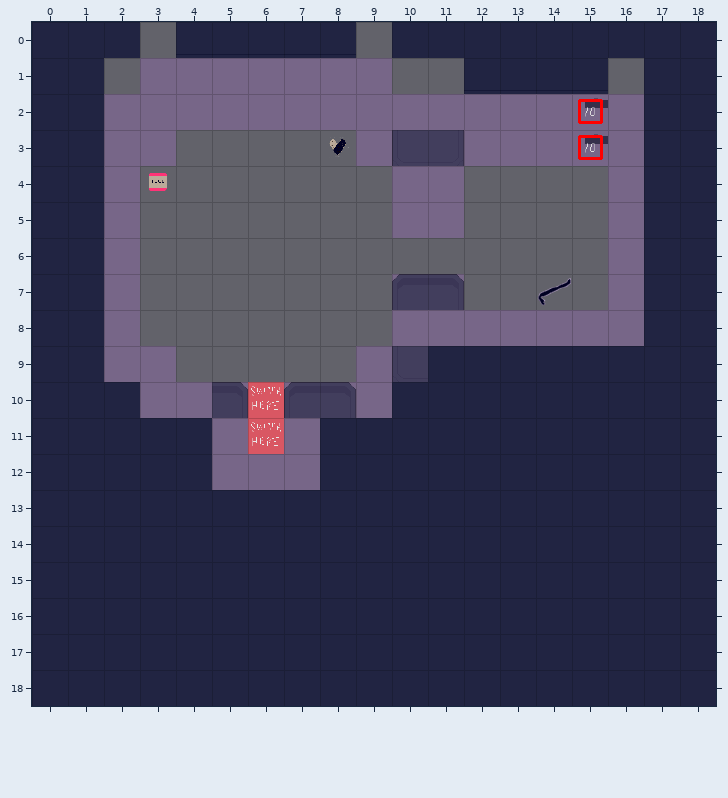
Two states of a Tiled map, tiledMaps/DavesHouse.tmx. The picture above was drawn from the file before the commit.
Cells are 40x40 px. Shown: x 0..18, y 0..18.
The result:
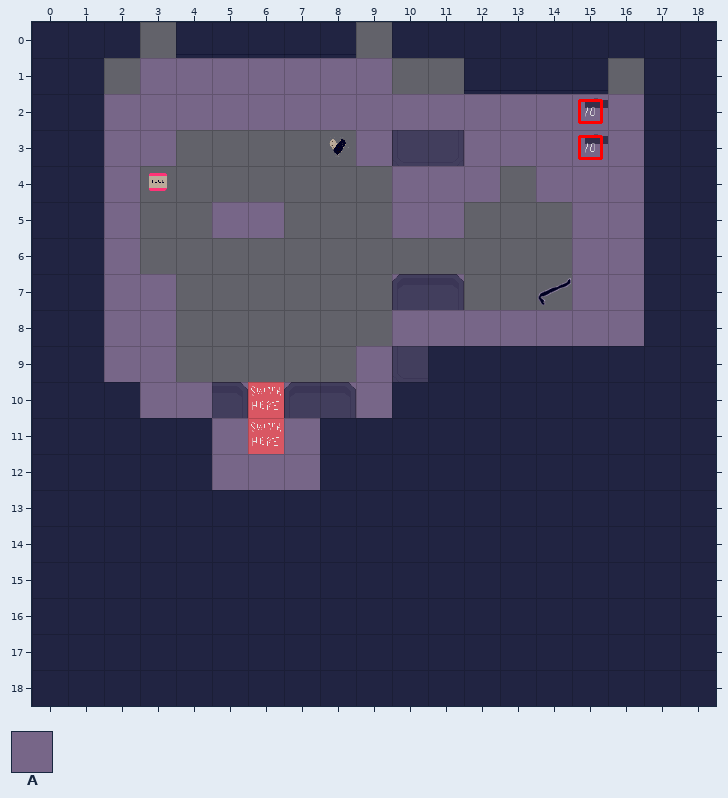
Key: from "AllTiles": A 1.
_ is an empty cell.
Edits made:
Changed rows in their new state; . is an unchanged cell.
Layer "Interactable":
first column x 3:
 4 .........A.AA
 5 ..AA........A
 6 ............A
 7 A...........A
 8 A............
Boxes around the changes in both pictures, in picture pixels (x1, y1, x2, y2):
added: (464, 166, 500, 202)
added: (536, 166, 608, 310)
added: (212, 202, 284, 238)
added: (140, 274, 176, 346)
